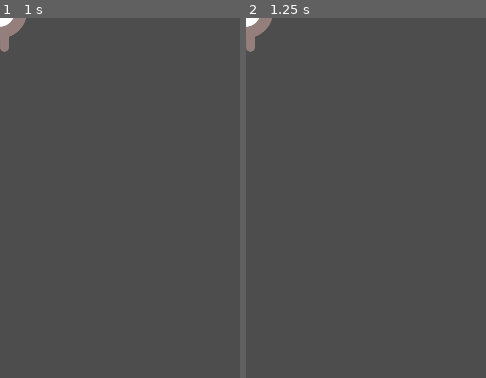
Above: before the commit, frames 1-2 (left to right).
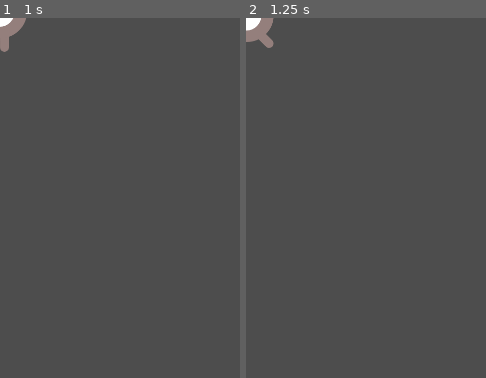
Above: after the commit, the same moments.

Repository: Ikit24/First_godot_game
Game: Godot game, scene res://player.tscn
Two runs of this game, one before a commit and one after it. Both use one fixed random seed, a clock stepped at 60 frames per second and the inputs below. The project has no main scene, so this scene is started directly.
Inputs:
- Up to frame 1 (1 s): tap Enter at 0.5 s; hold Right (move_right, bound only after the commit) from 0.53 s (still down)
- Up to frame 2 (1.25 s): keep holding Right (move_right, bound only after the commit)
The pictures show only the part of the screen within x 0-50%, y 0-50%; the shares and areas given below are measured in that part.

Frame 1 is identical in both runs. In frame 2, 0.4% of the frame differs, in the area x 0-12%, y 0-10%.

Commit message:
added player movement script, controls

Diff:
--- /dev/null
+++ b/first_2d_game/player.gd
@@ -0,0 +1,24 @@
+extends Area2D
+
+@export var speed = 400
+var screen_size
+
+func _ready():
+	screen_size = get_viewport_rect().size
+
+func _process(delta):
+	var velocity = Vector2.ZERO
+	if Input.is_action_pressed("move_right"):
+		velocity.x += 1
+	if Input.is_action_pressed("move_left"):
+		velocity.x -= 1
+	if Input.is_action_pressed("move_down"):
+		velocity.y += 1
+	if Input.is_action_pressed("move_up"):
+		velocity.y -= 1
+
+	if velocity.length() > 0:
+		velocity = velocity.normalized() * speed
+		$AnimatedSprite2D.play()
+	else:
+		$AnimatedSprite2D.stop()
--- a/first_2d_game/player.tscn
+++ b/first_2d_game/player.tscn
@@ -1,6 +1,7 @@
-[gd_scene load_steps=7 format=3 uid="uid://bgqtfkwmcrty1"]
+[gd_scene load_steps=8 format=3 uid="uid://bgqtfkwmcrty1"]
 
 [ext_resource type="Texture2D" uid="uid://cffe5odmlnyog" path="res://art/playerGrey_up1.png" id="1_hqtel"]
+[ext_resource type="Script" uid="uid://db8rtn52cyngc" path="res://player.gd" id="1_sweqy"]
 [ext_resource type="Texture2D" uid="uid://c8cfpg7a7q4n1" path="res://art/playerGrey_up2.png" id="2_sweqy"]
 [ext_resource type="Texture2D" uid="uid://cpmqkyhaqppcb" path="res://art/playerGrey_walk1.png" id="3_2hs0m"]
 [ext_resource type="Texture2D" uid="uid://clo8tk0o2tcr8" path="res://art/playerGrey_walk2.png" id="4_1jxqw"]
@@ -35,6 +36,7 @@
 height = 68.0
 
 [node name="Player" type="Area2D"]
+script = ExtResource("1_sweqy")
 metadata/_edit_group_ = true
 
 [node name="AnimatedSprite2D" type="AnimatedSprite2D" parent="."]
--- a/first_2d_game/project.godot
+++ b/first_2d_game/project.godot
@@ -19,3 +19,26 @@
 window/size/viewport_width=480
 window/size/viewport_height=720
 window/stretch/mode="canvas_items"
+
+[input]
+
+move_right={
+"deadzone": 0.2,
+"events": [Object(InputEventKey,"resource_local_to_scene":false,"resource_name":"","device":-1,"window_id":0,"alt_pressed":false,"shift_pressed":false,"ctrl_pressed":false,"meta_pressed":false,"pressed":false,"keycode":0,"physical_keycode":4194321,"key_label":0,"unicode":0,"location":0,"echo":false,"script":null)
+]
+}
+move_left={
+"deadzone": 0.2,
+"events": [Object(InputEventKey,"resource_local_to_scene":false,"resource_name":"","device":-1,"window_id":0,"alt_pressed":false,"shift_pressed":false,"ctrl_pressed":false,"meta_pressed":false,"pressed":false,"keycode":0,"physical_keycode":4194319,"key_label":0,"unicode":0,"location":0,"echo":false,"script":null)
+]
+}
+move_up={
+"deadzone": 0.2,
+"events": [Object(InputEventKey,"resource_local_to_scene":false,"resource_name":"","device":-1,"window_id":0,"alt_pressed":false,"shift_pressed":false,"ctrl_pressed":false,"meta_pressed":false,"pressed":false,"keycode":0,"physical_keycode":4194320,"key_label":0,"unicode":0,"location":0,"echo":false,"script":null)
+]
+}
+move_down={
+"deadzone": 0.2,
+"events": [Object(InputEventKey,"resource_local_to_scene":false,"resource_name":"","device":-1,"window_id":0,"alt_pressed":false,"shift_pressed":false,"ctrl_pressed":false,"meta_pressed":false,"pressed":false,"keycode":0,"physical_keycode":4194322,"key_label":0,"unicode":0,"location":0,"echo":false,"script":null)
+]
+}
Not shown, added: first_2d_game/player.gd.uid
